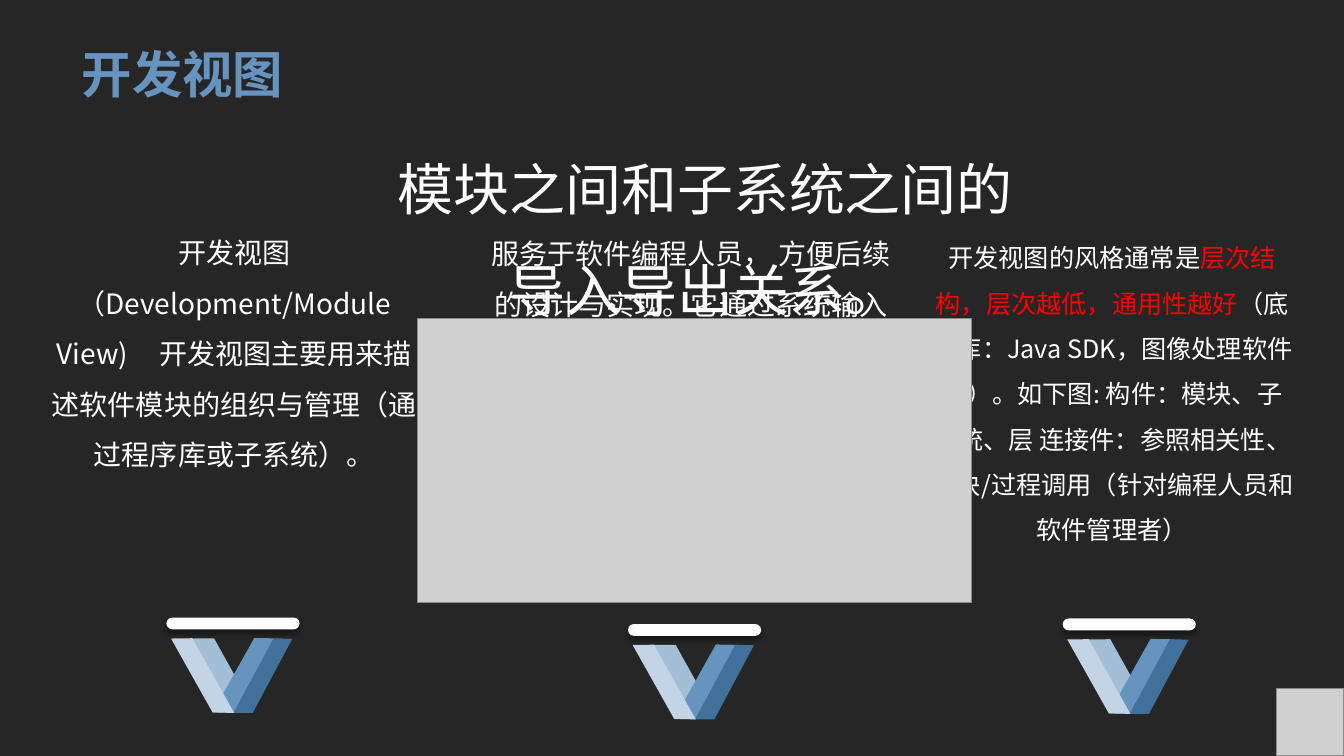
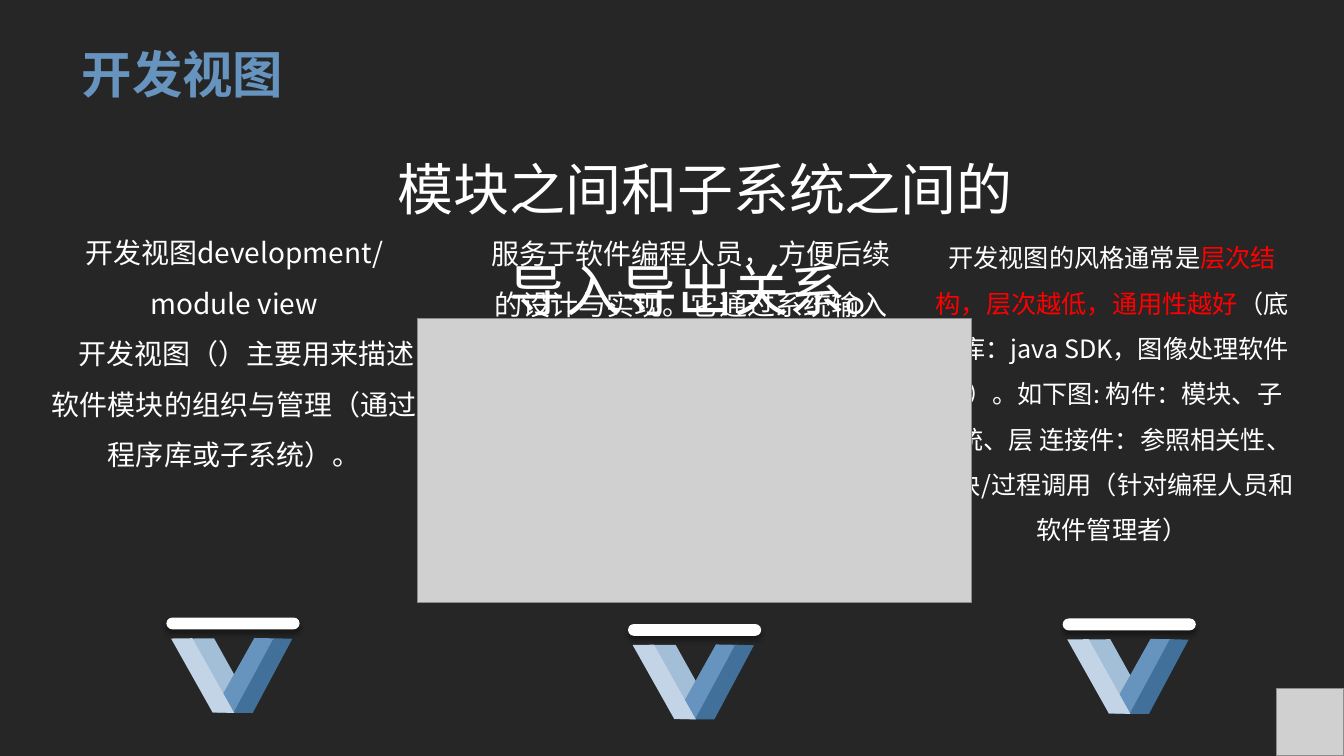
Before and after one commit to ToryXu0407/Project_yc, a slide deck: slide 9 of 翻转课堂/翻转课堂4+1View.pptx. Drawn at 1344x756 pixels with LibreOffice and Linux fonts; fonts in the diff are those of the drawing; grey boxes stand for pictures. Boxes give left, top, right and bottom in pixels: in the first picture for what was removed or moved away, otherwise in the second. Text is boxed around its words. In the diff, an @@ line names an element or a change of style, - is before the commit and + after.

```diff
--- a/翻转课堂/翻转课堂4+1View.pptx
+++ b/翻转课堂/翻转课堂4+1View.pptx
@@ text at [52, 239, 417, 468]: text changed @@
-开发视图
-（Development/Module View) 开发视图主要用来描述软件模块的组织与管理（通过程序库或子系统）。
+开发视图development/module view
+开发视图（）主要用来描述软件模块的组织与管理（通过程序库或子系统）。
@@ text at [931, 245, 1294, 542]: text changed @@
-开发视图的风格通常是层次结构，层次越低，通用性越好（底层库：Java SDK，图像处理软件包）。如下图: 构件：模块、子系统、层 连接件：参照相关性、模块/过程调用（针对编程人员和软件管理者）
+开发视图的风格通常是层次结构，层次越低，通用性越好（底层库：java SDK，图像处理软件包）。如下图: 构件：模块、子系统、层 连接件：参照相关性、模块/过程调用（针对编程人员和软件管理者）
```
Also in this commit, not shown: 12 other slides changed, 8 slides added.
